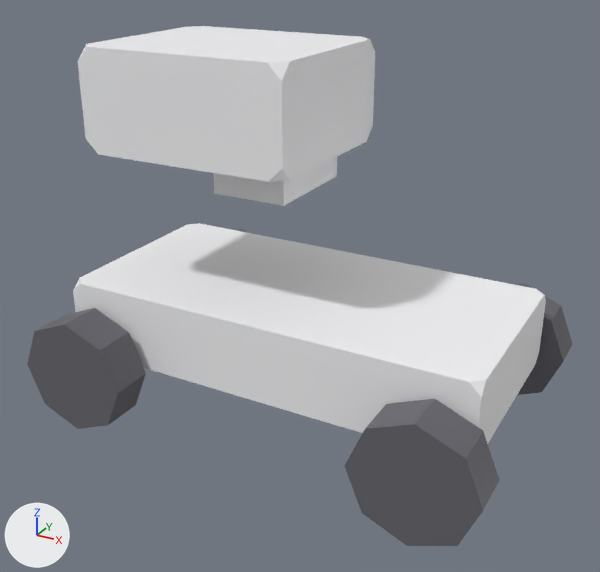
A saved change to the glTF model public/studio/v2.15.0/d_policecar/model.glb.
One viewpoint serves both versions: a camera (50 mm lens) standing at (3.39, -6.29, 3.49) and looking at (0.03, -0.17, 0.43). Arrows for +X, +Y and +Z are at lower left; the lights stay in place. The picture after the commit comes second. Where no turn or scale is listed for an object, it has been applied to the vertices.

The first picture shows 'part0', 'part1', 'part2', 'part3', 'part4', 'part6'.
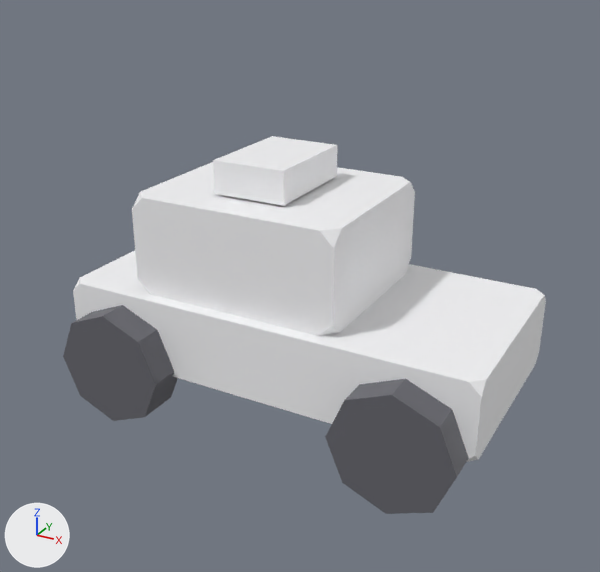
Boxes (x1, y1, x2, y2) around the edits, measured in the pictures (600 x 572 px):
'part1', moved: before (78, 26, 375, 182); after (132, 162, 415, 336)
'part4', moved: before (345, 399, 499, 546); after (326, 379, 469, 514)
'part6', moved: before (27, 308, 146, 429); after (63, 305, 178, 421)
'part3', moved (not visible afterwards): before (514, 283, 573, 395)

Diff of the bpy script that builds the scene:
```diff
--- a/public/studio/v2.15.0/d_policecar/model.glb.py
+++ b/public/studio/v2.15.0/d_policecar/model.glb.py
@@ me_geometry_1 @@
 # used by ob_part1; location = (0.0, 0.0, 0.0)
-me_geometry_1.from_pydata(...)  # 24 vertices, 44 faces; spans x -1.76..0.24, y -0.85..0.85, z 1.61..2.53
+me_geometry_1.from_pydata(...)  # 24 vertices, 44 faces; spans x -1.3..0.7, y -0.85..0.85, z 0.36..1.28
+# me_geometry_1 part 1: the whole mesh is moved by (0.46, 0.0, -1.25)
 me_geometry_1.materials.append(mat_defaultmaterial_001)
@@ me_geometry_3 @@
 # used by ob_part3; location = (0.0, 0.0, 0.0)
-me_geometry_3.from_pydata(...)  # 18 vertices, 32 faces; spans x 1.12..2.22, y 1.053..1.453, z -0.908..0.192
+me_geometry_3.from_pydata(...)  # 18 vertices, 32 faces; spans x 0.85..1.95, y 0.85..1.25, z -0.85..0.25
+# me_geometry_3 part 2: the whole mesh is moved by (-0.27, -0.203, 0.058)
 me_geometry_3.materials.append(mat_defaultmaterial_003)
@@ me_geometry_4 @@
 # used by ob_part4; location = (0.0, 0.0, 0.0)
-me_geometry_4.from_pydata(...)  # 18 vertices, 32 faces; spans x 1.12..2.22, y -1.453..-1.053, z -0.908..0.192
+me_geometry_4.from_pydata(...)  # 18 vertices, 32 faces; spans x 0.85..1.95, y -1.25..-0.85, z -0.85..0.25
+# me_geometry_4 part 3: the whole mesh is moved by (-0.27, 0.203, 0.058)
 me_geometry_4.materials.append(mat_defaultmaterial_004)
@@ me_geometry_6 @@
 # used by ob_part6; location = (0.0, 0.0, 0.0)
-me_geometry_6.from_pydata(...)  # 18 vertices, 32 faces; spans x -2.22..-1.12, y -1.453..-1.053, z -0.908..0.192
+me_geometry_6.from_pydata(...)  # 18 vertices, 32 faces; spans x -1.95..-0.85, y -1.25..-0.85, z -0.85..0.25
+# me_geometry_6 part 4: the whole mesh is moved by (0.27, 0.203, 0.058)
 me_geometry_6.materials.append(mat_defaultmaterial_006)
```
